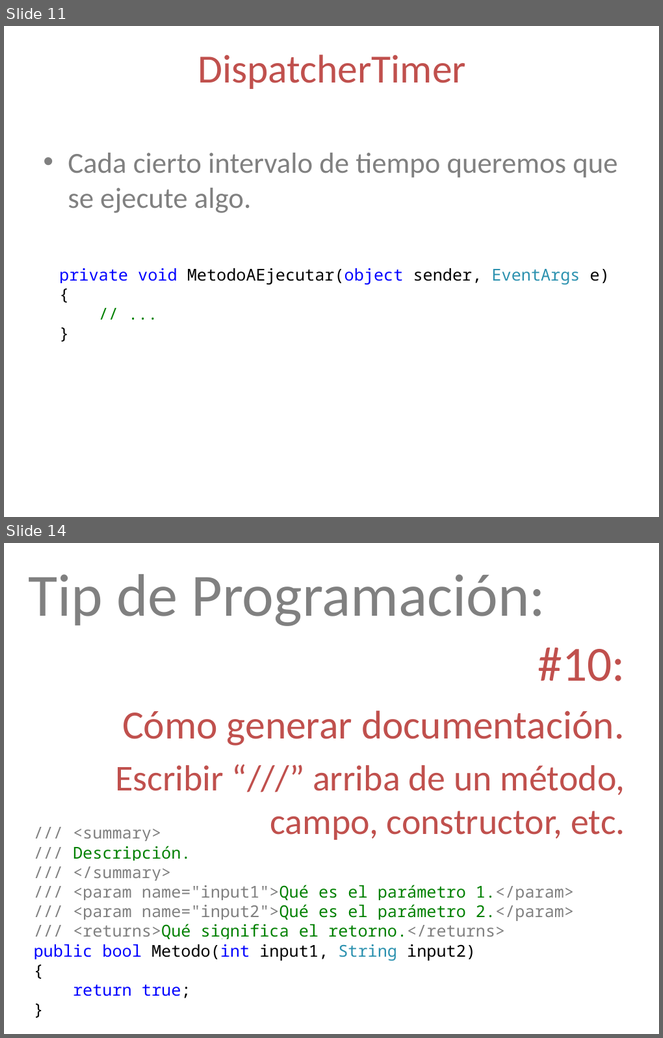
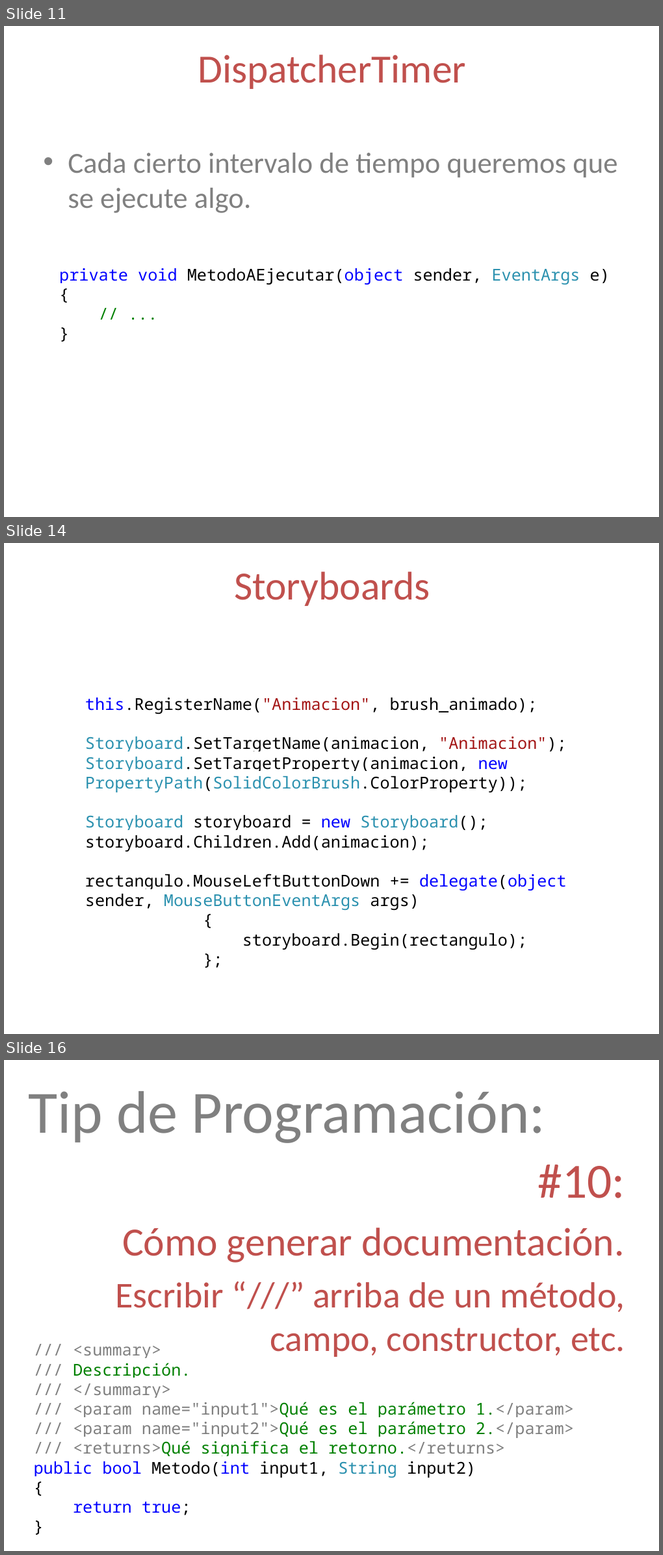
Before and after one commit to lopezjurip/AyudantiaIIC2233, a slide deck: WPF/Ayudantía WPF 2 - 2014-2.pptx. Shown one above the other, each under a label of ours: slides 11 and 14 before the commit, slides 11, 14 and 16 after it; the slides between them are not shown. The pictures are 663x1038 and 663x1555 pixels, drawn with LibreOffice and Linux fonts; fonts in the diff are those of the drawing. Boxes give left, top, right and bottom in pixels: in the first picture for what was removed or moved away, otherwise in the second. Text is boxed around its words. In the diff, an @@ line names an element or a change of style, - is before the commit and + after.

```diff
--- a/WPF/Ayudantía WPF 2 - 2014-2.pptx
+++ b/WPF/Ayudantía WPF 2 - 2014-2.pptx
@@ slide 14 added at <box>4,543,659,1034</box>, background #FFFFFF @@
@@ title added at <box>234,572,430,606</box>, 44 pt, text #C0504D @@
+Storyboards
@@ text added at <box>85,698,567,950</box>, 18 pt, text #000000 @@
+this.RegisterName("Animacion", brush_animado);
+Storyboard.SetTargetName(animacion, "Animacion");
+Storyboard.SetTargetProperty(animacion, new PropertyPath(SolidColorBrush.ColorProperty));
+Storyboard storyboard = new Storyboard();
+storyboard.Children.Add(animacion);
+rectangulo.MouseLeftButtonDown += delegate(object sender, MouseButtonEventArgs args)
+{
+storyboard.Begin(rectangulo);
+};
@@ what was slide 14 is now slide 16 @@
```
Also in this commit, not shown: 4 slides changed, 2 other slides added, 1 slide removed.
